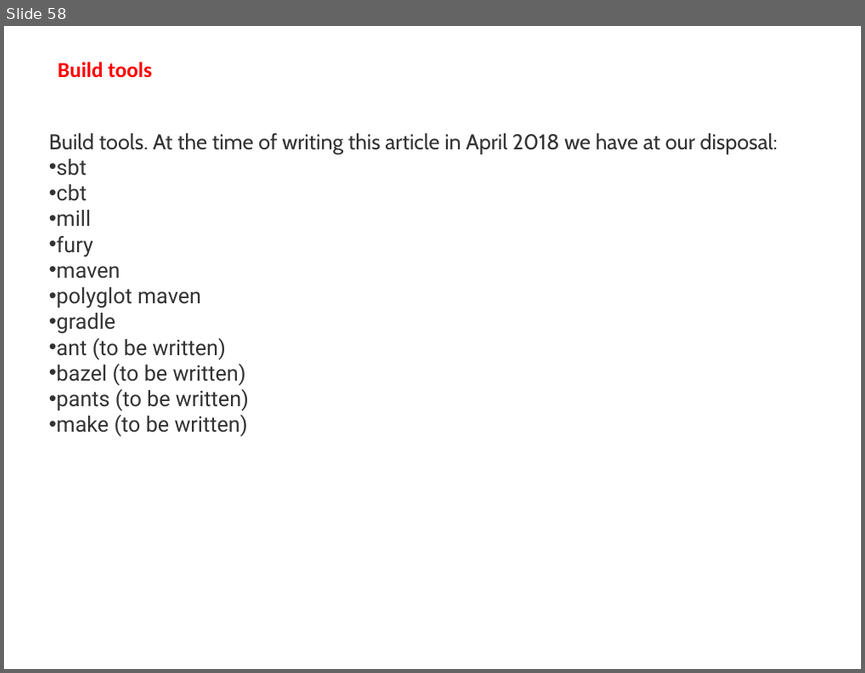
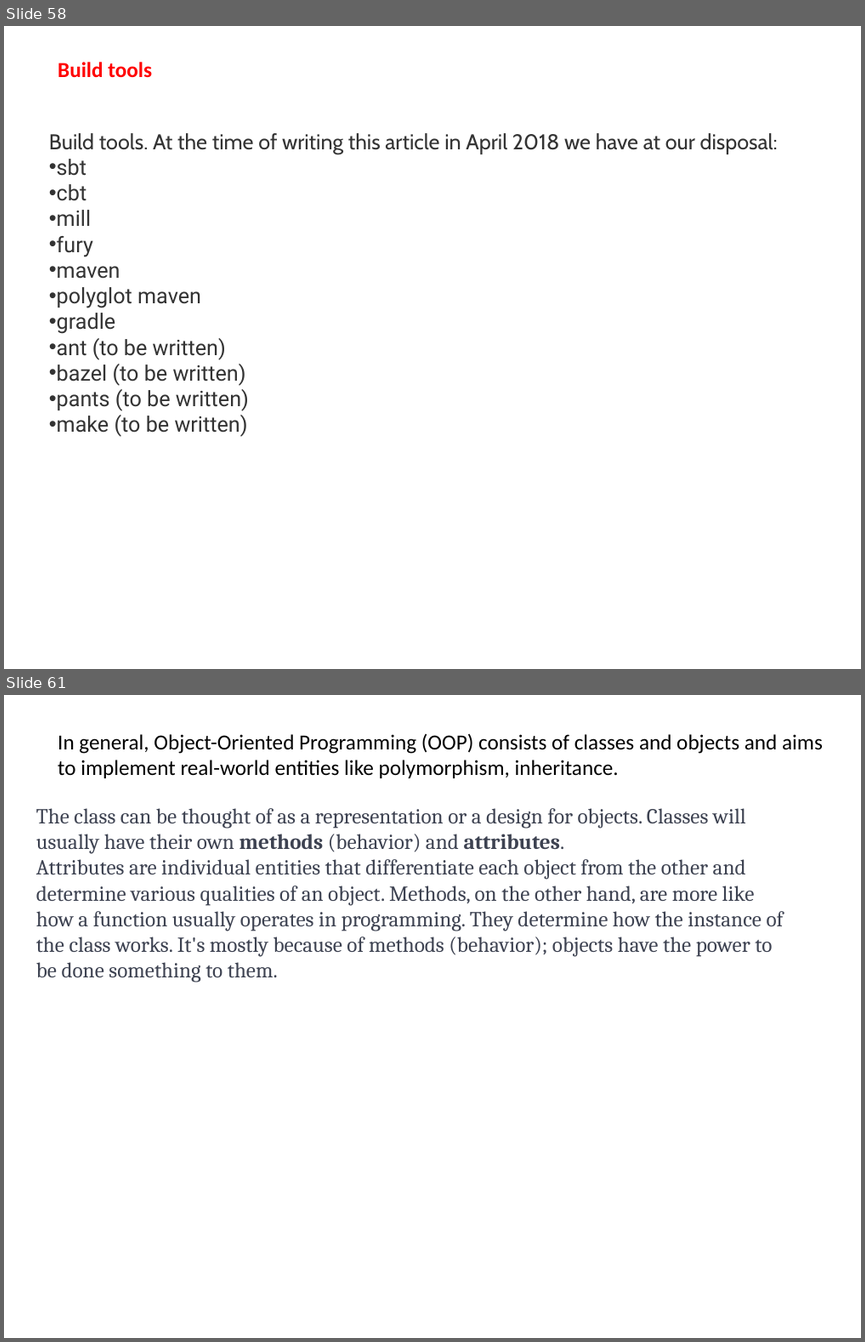
Before and after one commit to makhan010385/Mtech, a slide deck: Scala.pptx. Shown one above the other, each under a label of ours: slide 58 before the commit, slides 58 and 61 after it; the slides between them are not shown. The pictures are 865x673 and 865x1342 pixels, drawn with LibreOffice and Linux fonts; fonts in the diff are those of the drawing. Boxes give left, top, right and bottom in pixels: in the first picture for what was removed or moved away, otherwise in the second. Text is boxed around its words. In the diff, an @@ line names an element or a change of style, - is before the commit and + after.

```diff
--- a/Scala.pptx
+++ b/Scala.pptx
@@ slide 61 added at bbox=[4, 695, 861, 1338], background #FFFFFF @@
@@ text added at bbox=[58, 734, 823, 778], 18 pt, text #000000 @@
+In general, Object-Oriented Programming (OOP) consists of classes and objects and aims to implement real-world entities like polymorphism, inheritance.
@@ text added at bbox=[36, 808, 783, 982], 18 pt, text #3D4251 @@
+The class can be thought of as a representation or a design for objects. Classes will usually have their own methods (behavior) and attributes.
+Attributes are individual entities that differentiate each object from the other and determine various qualities of an object. Methods, on the other hand, are more like how a function usually operates in programming. They determine how the instance of the class works. It's mostly because of methods (behavior); objects have the power to be done something to them.
```
Also in this commit, not shown: 11 other slides added.
